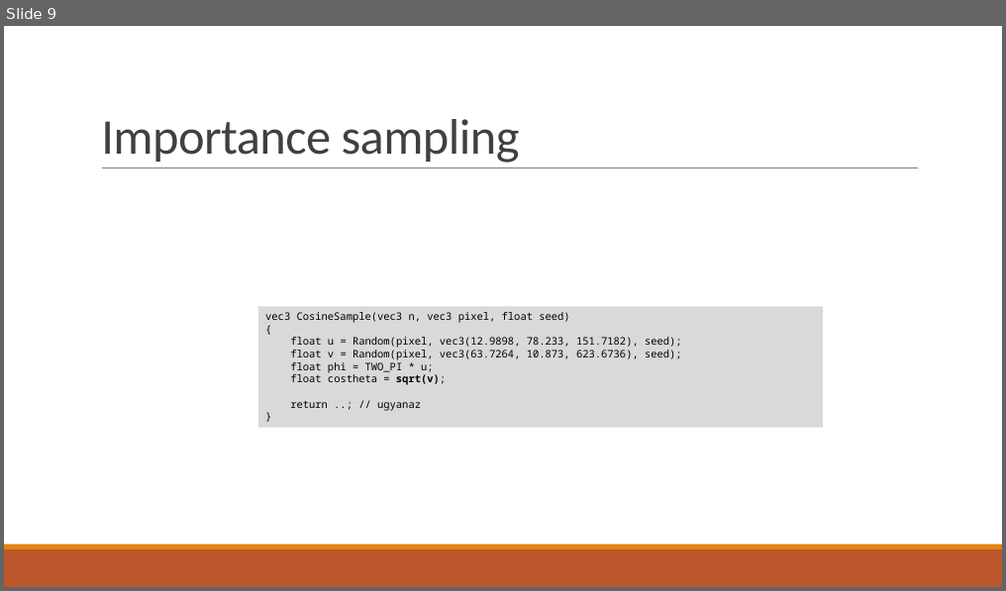
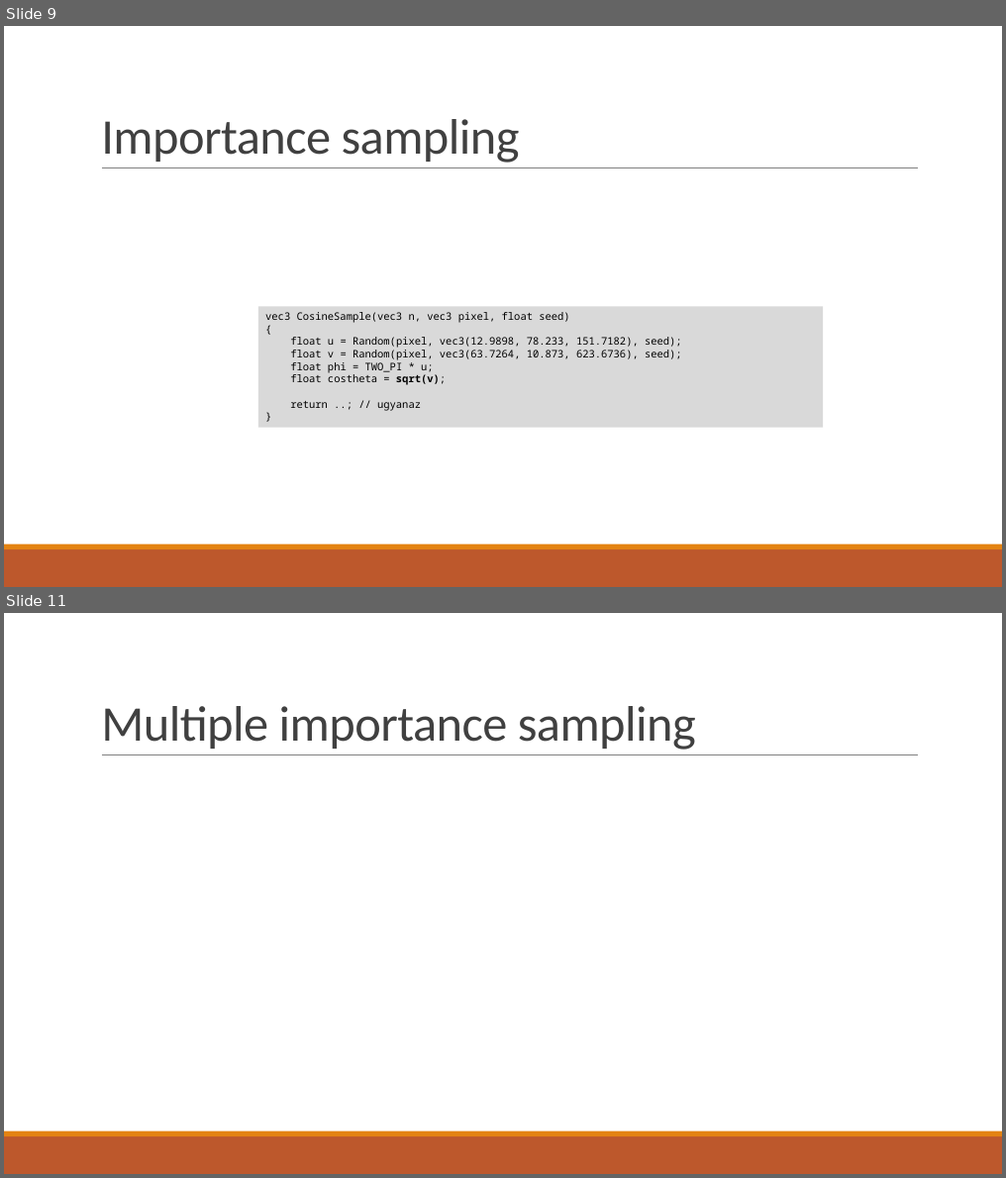
Before and after one commit to asylum2010/Asylum-s-ELTE-Exercises, a slide deck: PBR_EA_02.pptx. Shown one above the other, each under a label of ours: slide 9 before the commit, slides 9 and 11 after it; the slides between them are not shown. The pictures are 1006x591 and 1006x1178 pixels, drawn with LibreOffice and Linux fonts; fonts in the diff are those of the drawing; grey boxes stand for pictures. Boxes give left, top, right and bottom in pixels: in the first picture for what was removed or moved away, otherwise in the second. Text is boxed around its words. In the diff, an @@ line names an element or a change of style, - is before the commit and + after.

```diff
--- a/PBR_EA_02.pptx
+++ b/PBR_EA_02.pptx
@@ slide 11 added at (4,613,1002,1174), background #FFFFFF; not listed: 3 template elements that a slide beside it also shows @@
@@ title added at (101,706,696,750), 48 pt, text #404040 @@
+Multiple importance sampling
```
Also in this commit, not shown: 1 slide changed, 3 other slides added, 3 other files.
